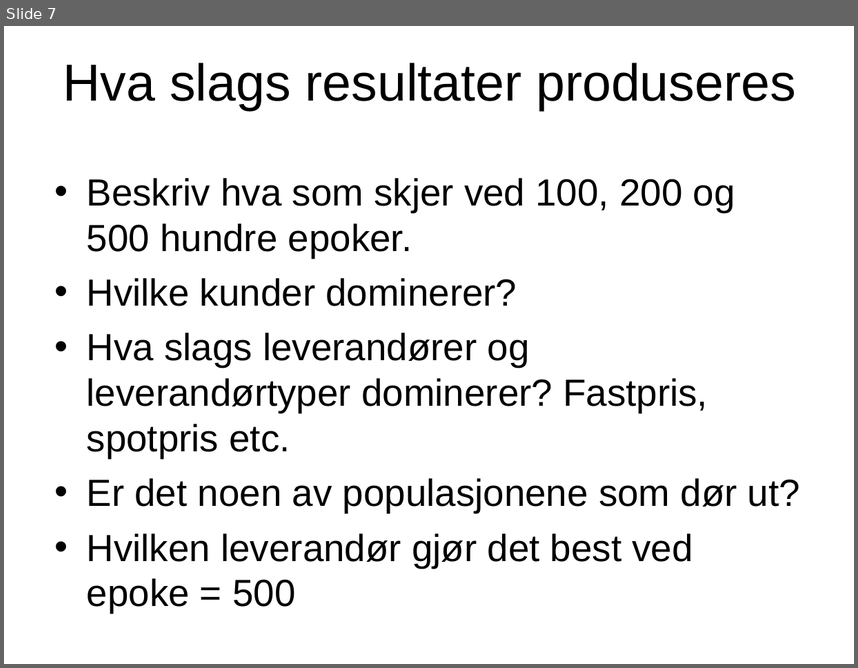
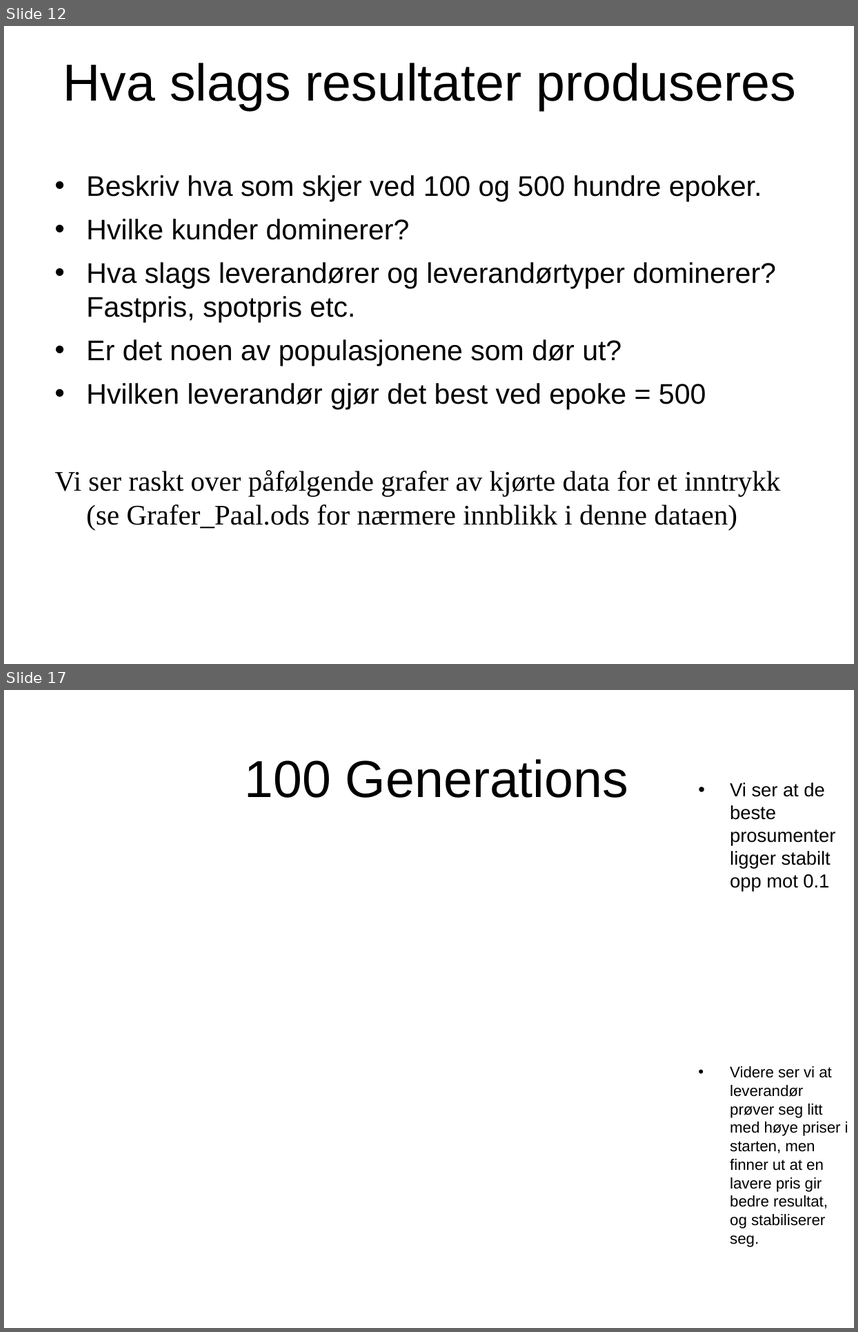
Before and after one commit to ptrefall/ste6246tradingagent, a slide deck: doc/4D_slides_Paal.ppt. Shown one above the other, each under a label of ours: slide 7 before the commit, slides 12 and 17 after it; the slides between them are not shown. The pictures are 858x668 and 858x1332 pixels, drawn with LibreOffice and Linux fonts; fonts in the diff are those of the drawing; background and template pictures are left out. Boxes give left, top, right and bottom in pixels: in the first picture for what was removed or moved away, otherwise in the second. Text is boxed around its words. In the diff, an @@ line names an element or a change of style, - is before the commit and + after.

```diff
--- a/doc/4D_slides_Paal.ppt
+++ b/doc/4D_slides_Paal.ppt
@@ slide 17 added at bbox=[4, 690, 854, 1328], background picture (left out) @@
@@ text added at bbox=[244, 759, 628, 798], 44 pt, text #000000 @@
+100 Generations
@@ text added at bbox=[730, 782, 835, 891], 16 pt, text #000000 @@
+• Vi ser at de beste prosumenter ligger stabilt opp mot 0.1
@@ text added at bbox=[730, 1066, 849, 1228], 13 pt, text #000000 @@
+• Videre ser vi at leverandør prøver seg litt med høye priser i starten, men finner ut at en lavere pris gir bedre resultat, og stabiliserer seg.
@@ what was slide 7 is now slide 12 @@
@@ slide 12 changed as well @@
@@ text at bbox=[86, 175, 762, 202]: text changed; size 32 to 24 pt @@
-• Beskriv hva som skjer ved 100, 200 og 500 hundre epoker.
+• Beskriv hva som skjer ved 100 og 500 hundre epoker.
@@ text at bbox=[86, 219, 776, 410]: size 32 to 24 pt in "Hvilke kunder dominerer?", "Hva slags leverandører og leverandørtyper dominerer? Fastpri ...", "Er det noen av populasjonene som dør ...", "Hvilken leverandør gjør det best ved epoke ..." @@
@@ text at bbox=[55, 470, 780, 530]: paragraph added @@
+Vi ser raskt over påfølgende grafer av kjørte data for et inntrykk (se Grafer_Paal.ods for nærmere innblikk i denne dataen)
```
Also in this commit, not shown: 5 other slides changed, 14 other slides added, 11 slides removed, 1 other file.
